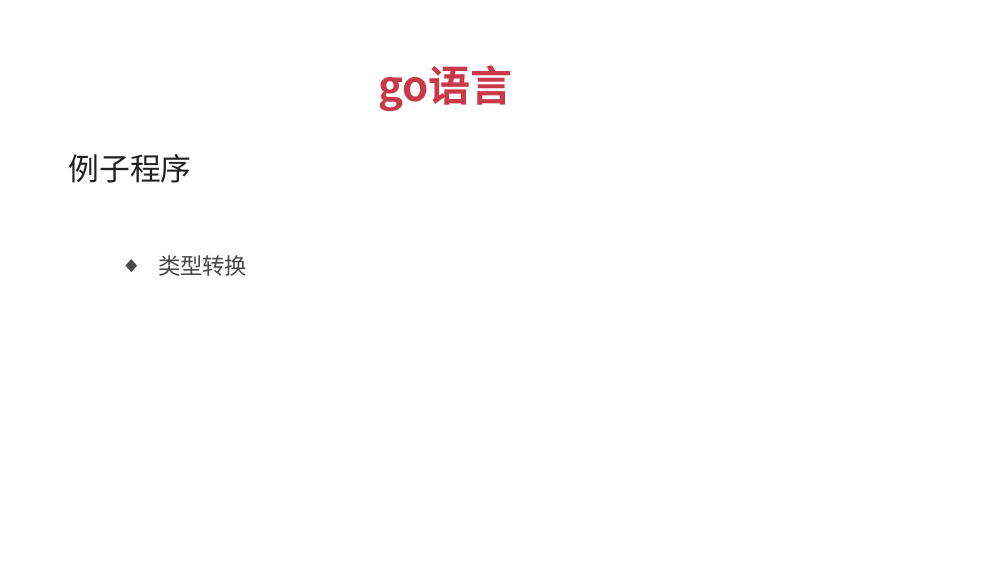
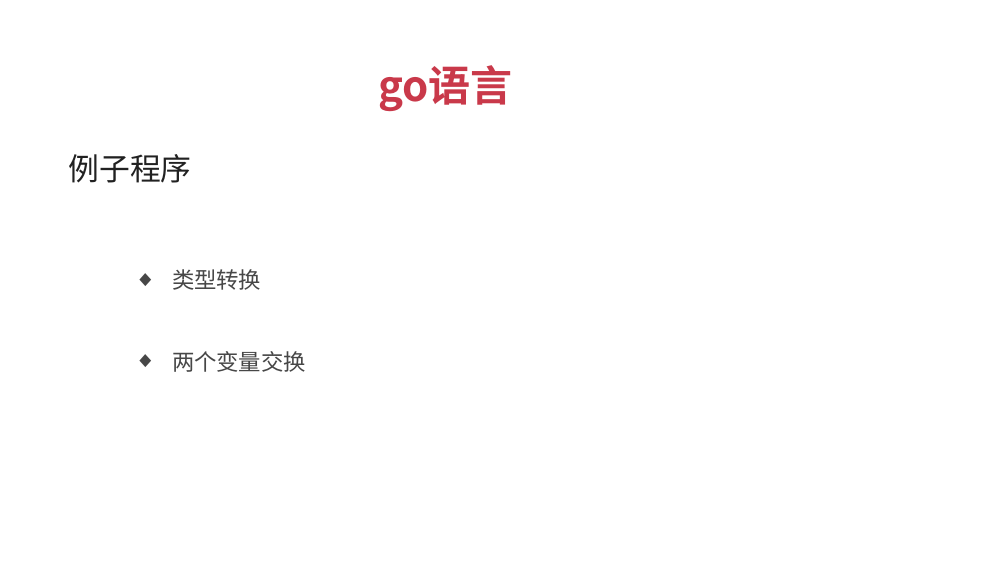
Before and after one commit to xuqiang76/golang, a slide deck: slide 17 of tuling/go语言_傻大猫.pptx. Drawn at 1008x567 pixels with LibreOffice and Linux fonts; fonts in the diff are those of the drawing. Boxes give left, top, right and bottom in pixels: in the first picture for what was removed or moved away, otherwise in the second. Text is boxed around its words. In the diff, an @@ line names an element or a change of style, - is before the commit and + after.

```diff
--- a/tuling/go语言_傻大猫.pptx
+++ b/tuling/go语言_傻大猫.pptx
@@ text "类型转换" moved from (x1=158, y1=255, x2=247, y2=276) to (x1=172, y1=269, x2=261, y2=290) @@
@@ text added at (x1=172, y1=351, x2=306, y2=372), 16 pt, text #474747 @@
+  ◆ 两个变量交换
```
Also in this commit, not shown: 2 other slides changed, 4 other files.
